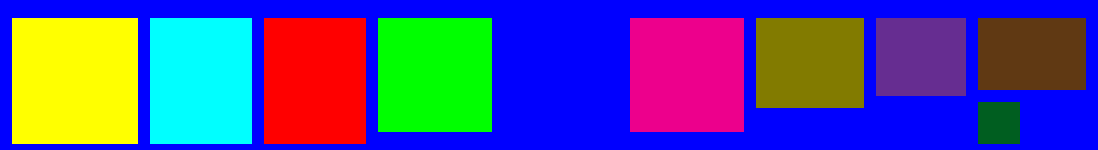
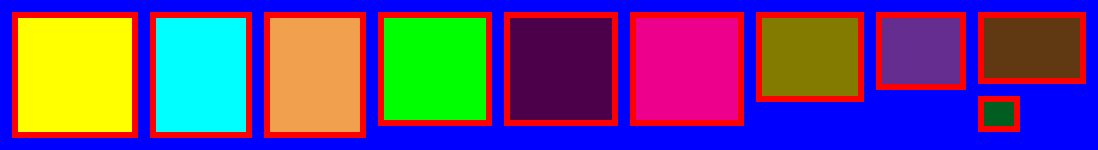
The second 1098×150 image is a revision of the first. Changes to its layers:
renamed "Layer 1" to "Outline", painted on it over [12,12,1086,144]
painted on "Layer 0" over [12,18,1086,144]
renamed "Layer 4" to "Safe Edge", painted on it over [12,12,1086,144]
